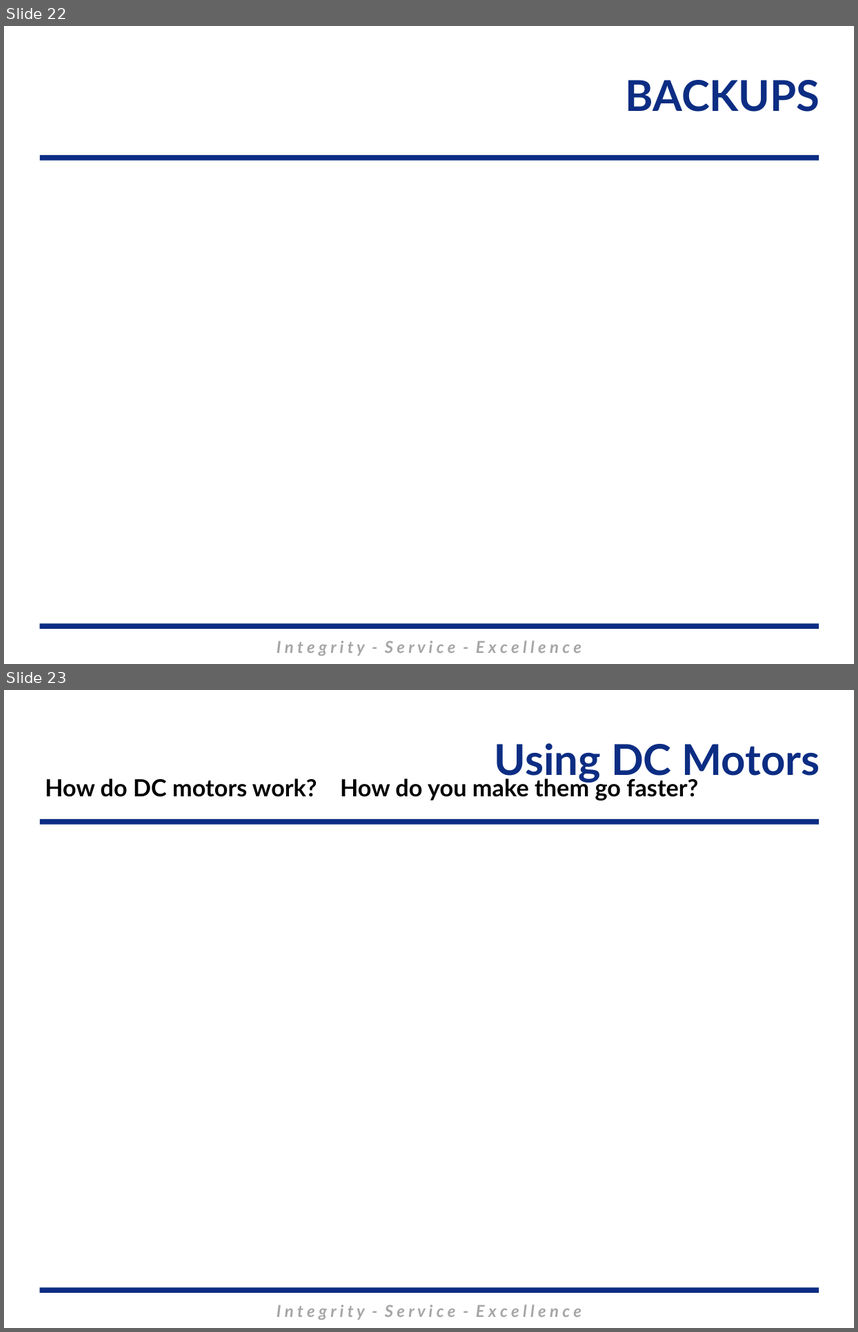
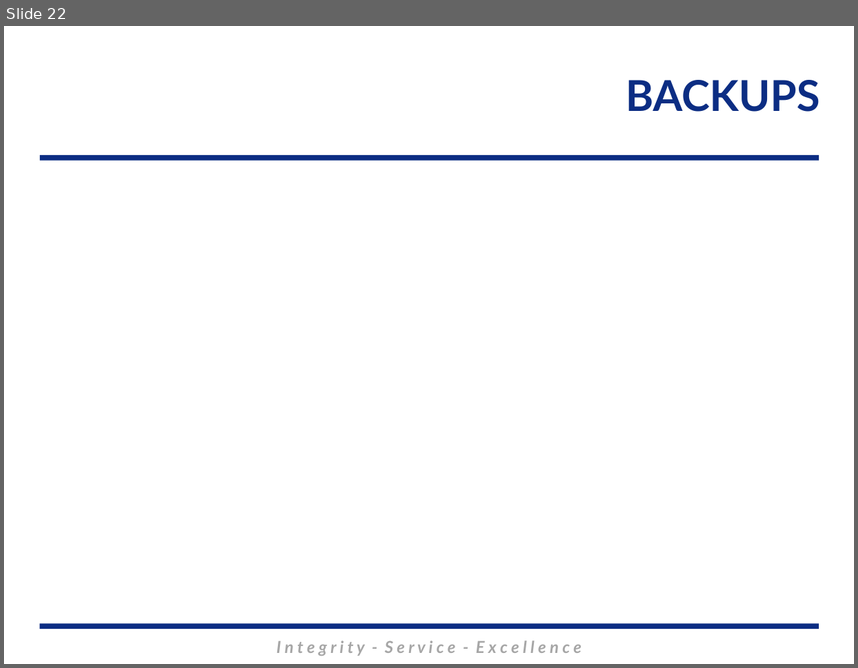
Before and after one commit to MarsUniversity/ECE382, a slide deck: source/lessons/lsn31/Lsn30.pptx. Shown one above the other, each under a label of ours: slides 22 and 23 before the commit, slide 22 after it. The pictures are 858x1332 and 858x668 pixels, drawn with LibreOffice and Linux fonts; fonts in the diff are those of the drawing; background and template pictures are left out. Boxes give left, top, right and bottom in pixels: in the first picture for what was removed or moved away, otherwise in the second. Text is boxed around its words. In the diff, an @@ line names an element or a change of style, - is before the commit and + after.

```diff
--- a/source/lessons/lsn31/Lsn30.pptx
+++ b/source/lessons/lsn31/Lsn30.pptx
@@ slide 23 removed at bbox=[4, 690, 854, 1328], background #FFFFFF; not listed: 3 template elements that a slide beside it also shows @@
@@ title removed at bbox=[495, 743, 820, 782] @@
-Using DC Motors
@@ text removed at bbox=[45, 776, 698, 801] @@
-How do DC motors work? How do you make them go faster?
```
Also in this commit, not shown: 7 other slides removed, 18 other files.
